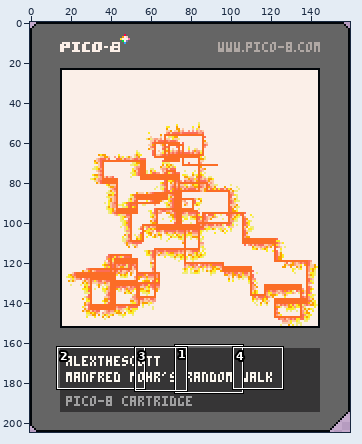
A sprite sheet gets an edit: manfred_mohr_random_walk_remix/manfred_mohr_random_walk_remix.png. Above: a wide view before the commit, with the close-up outlined.
Close-up. Old version:
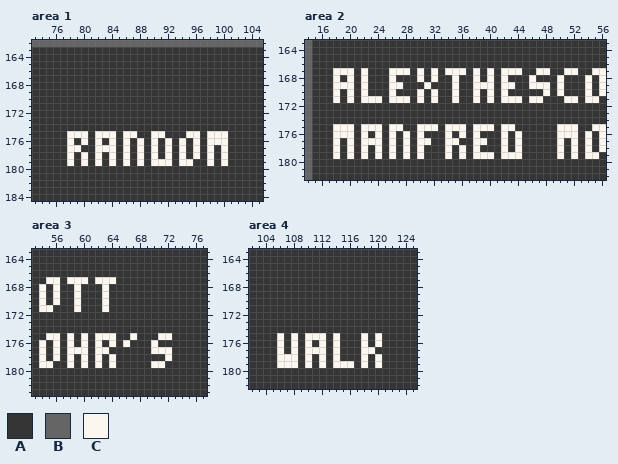
The file is 160x205 pixels. Pixels under 10% opacity are left out. Colours within 5 levels of each other are drawn and written as one. Shown: area 1: x 73..105, y 162..184; area 2: x 14..56, y 163..182; area 3: x 53..77, y 163..183; area 4: x 102..125, y 163..182.
Palette (. is transparent): A #343434fc  B #646464fc  C #fcf8f0fc
Pixels before, area 1, first column x 73:
162 BBBBBBBBBBBBBBBBBBBBBBBBBBBBBBBBB
163 AAAAAAAAAAAAAAAAAAAAAAAAAAAAAAAAA
164 AAAAAAAAAAAAAAAAAAAAAAAAAAAAAAAAA
165 AAAAAAAAAAAAAAAAAAAAAAAAAAAAAAAAA
166 AAAAAAAAAAAAAAAAAAAAAAAAAAAAAAAAA
167 AAAAAAAAAAAAAAAAAAAAAAAAAAAAAAAAA
168 AAAAAAAAAAAAAAAAAAAAAAAAAAAAAAAAA
169 AAAAAAAAAAAAAAAAAAAAAAAAAAAAAAAAA
170 AAAAAAAAAAAAAAAAAAAAAAAAAAAAAAAAA
171 AAAAAAAAAAAAAAAAAAAAAAAAAAAAAAAAA
172 AAAAAAAAAAAAAAAAAAAAAAAAAAAAAAAAA
173 AAAAAAAAAAAAAAAAAAAAAAAAAAAAAAAAA
174 AAAAAAAAAAAAAAAAAAAAAAAAAAAAAAAAA
175 AAAAACCCACCCACCAACCAAACCACCCAAAAA
176 AAAAACACACACACACACACACACACCCAAAAA
177 AAAAACCAACCCACACACACACACACACAAAAA
178 AAAAACACACACACACACACACACACACAAAAA
179 AAAAACACACACACACACCCACCAACACAAAAA
180 AAAAAAAAAAAAAAAAAAAAAAAAAAAAAAAAA
181 AAAAAAAAAAAAAAAAAAAAAAAAAAAAAAAAA
182 AAAAAAAAAAAAAAAAAAAAAAAAAAAAAAAAA
183 AAAAAAAAAAAAAAAAAAAAAAAAAAAAAAAAA
184 AAAAAAAAAAAAAAAAAAAAAAAAAAAAAAAAA
Pixels before, area 2, first column x 14:
163 BAAAAAAAAAAAAAAAAAAAAAAAAAAAAAAAAAAAAAAAAAA
164 BAAAAAAAAAAAAAAAAAAAAAAAAAAAAAAAAAAAAAAAAAA
165 BAAAAAAAAAAAAAAAAAAAAAAAAAAAAAAAAAAAAAAAAAA
166 BAAAAAAAAAAAAAAAAAAAAAAAAAAAAAAAAAAAAAAAAAA
167 BAAACCCACAAACCCACACACCCACACACCCAACCAACCAACC
168 BAAACACACAAACAAACACAACAACACACAAACAAACAAACAC
169 BAAACCCACAAACCAAACAAACAACCCACCAACCCACAAACAC
170 BAAACACACAAACAAACACAACAACACACAAAAACACAAACAC
171 BAAACACACCCACCCACACAACAACACACCCACCAAACCACCA
172 BAAAAAAAAAAAAAAAAAAAAAAAAAAAAAAAAAAAAAAAAAA
173 BAAAAAAAAAAAAAAAAAAAAAAAAAAAAAAAAAAAAAAAAAA
174 BAAAAAAAAAAAAAAAAAAAAAAAAAAAAAAAAAAAAAAAAAA
175 BAAACCCACCCACCAACCCACCCACCCACCAAAAAACCCAACC
176 BAAACCCACACACACACAAACACACAAACACAAAAACCCACAC
177 BAAACACACCCACACACCAACCAACCAACACAAAAACACACAC
178 BAAACACACACACACACAAACACACAAACACAAAAACACACAC
179 BAAACACACACACACACAAACACACCCACCCAAAAACACACCA
180 BAAAAAAAAAAAAAAAAAAAAAAAAAAAAAAAAAAAAAAAAAA
181 BAAAAAAAAAAAAAAAAAAAAAAAAAAAAAAAAAAAAAAAAAA
182 BAAAAAAAAAAAAAAAAAAAAAAAAAAAAAAAAAAAAAAAAAA
Pixels before, area 3, first column x 53:
163 AAAAAAAAAAAAAAAAAAAAAAAAA
164 AAAAAAAAAAAAAAAAAAAAAAAAA
165 AAAAAAAAAAAAAAAAAAAAAAAAA
166 AAAAAAAAAAAAAAAAAAAAAAAAA
167 AACCACCCACCCAAAAAAAAAAAAA
168 ACACAACAAACAAAAAAAAAAAAAA
169 ACACAACAAACAAAAAAAAAAAAAA
170 ACACAACAAACAAAAAAAAAAAAAA
171 ACCAAACAAACAAAAAAAAAAAAAA
172 AAAAAAAAAAAAAAAAAAAAAAAAA
173 AAAAAAAAAAAAAAAAAAAAAAAAA
174 AAAAAAAAAAAAAAAAAAAAAAAAA
175 AACCACACACCCAACAAACCAAAAA
176 ACACACACACACACAAACAAAAAAA
177 ACACACCCACCAAAAAACCCAAAAA
178 ACACACACACACAAAAAAACAAAAA
179 ACCAACACACACAAAAACCAAAAAA
180 AAAAAAAAAAAAAAAAAAAAAAAAA
181 AAAAAAAAAAAAAAAAAAAAAAAAA
182 AAAAAAAAAAAAAAAAAAAAAAAAA
183 AAAAAAAAAAAAAAAAAAAAAAAAA
Pixels before, area 4, first column x 102:
163 AAAAAAAAAAAAAAAAAAAAAAAA
164 AAAAAAAAAAAAAAAAAAAAAAAA
165 AAAAAAAAAAAAAAAAAAAAAAAA
166 AAAAAAAAAAAAAAAAAAAAAAAA
167 AAAAAAAAAAAAAAAAAAAAAAAA
168 AAAAAAAAAAAAAAAAAAAAAAAA
169 AAAAAAAAAAAAAAAAAAAAAAAA
170 AAAAAAAAAAAAAAAAAAAAAAAA
171 AAAAAAAAAAAAAAAAAAAAAAAA
172 AAAAAAAAAAAAAAAAAAAAAAAA
173 AAAAAAAAAAAAAAAAAAAAAAAA
174 AAAAAAAAAAAAAAAAAAAAAAAA
175 AAAACACACCCACAAACACAAAAA
176 AAAACACACACACAAACACAAAAA
177 AAAACACACCCACAAACCAAAAAA
178 AAAACCCACACACAAACACAAAAA
179 AAAACCCACACACCCACACAAAAA
180 AAAAAAAAAAAAAAAAAAAAAAAA
181 AAAAAAAAAAAAAAAAAAAAAAAA
182 AAAAAAAAAAAAAAAAAAAAAAAA
New version:
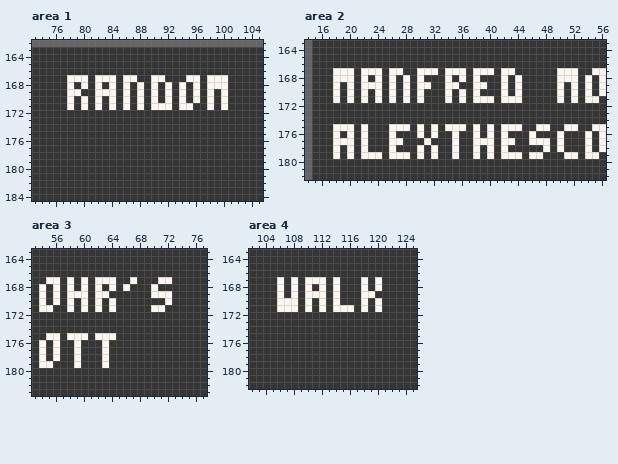
Difference:
Area 1:
y 167: x 78..80 AAA -> CCC; x 82..84 AAA -> CCC; x 86..87 AA -> CC; x 90..91 AA -> CC; x 95..96 AA -> CC; x 98..100 AAA -> CCC
y 168: x 78 A -> C; x 80 A -> C; x 82 A -> C; x 84 A -> C; x 86 A -> C; x 88 A -> C; x 90 A -> C; x 92 A -> C; x 94 A -> C; x 96 A -> C; x 98..100 AAA -> CCC
y 169: x 78..79 AA -> CC; x 82..84 AAA -> CCC; x 86 A -> C; x 88 A -> C; x 90 A -> C; x 92 A -> C; x 94 A -> C; x 96 A -> C; x 98 A -> C; x 100 A -> C
y 170: x 78 A -> C; x 80 A -> C; x 82 A -> C; x 84 A -> C; x 86 A -> C; x 88 A -> C; x 90 A -> C; x 92 A -> C; x 94 A -> C; x 96 A -> C; x 98 A -> C; x 100 A -> C
y 171: x 78 A -> C; x 80 A -> C; x 82 A -> C; x 84 A -> C; x 86 A -> C; x 88 A -> C; x 90..92 AAA -> CCC; x 94..95 AA -> CC; x 98 A -> C; x 100 A -> C
y 175: x 78..80 CCC -> AAA; x 82..84 CCC -> AAA; x 86..87 CC -> AA; x 90..91 CC -> AA; x 95..96 CC -> AA; x 98..100 CCC -> AAA
y 176: x 78 C -> A; x 80 C -> A; x 82 C -> A; x 84 C -> A; x 86 C -> A; x 88 C -> A; x 90 C -> A; x 92 C -> A; x 94 C -> A; x 96 C -> A; x 98..100 CCC -> AAA
y 177: x 78..79 CC -> AA; x 82..84 CCC -> AAA; x 86 C -> A; x 88 C -> A; x 90 C -> A; x 92 C -> A; x 94 C -> A; x 96 C -> A; x 98 C -> A; x 100 C -> A
y 178: x 78 C -> A; x 80 C -> A; x 82 C -> A; x 84 C -> A; x 86 C -> A; x 88 C -> A; x 90 C -> A; x 92 C -> A; x 94 C -> A; x 96 C -> A; x 98 C -> A; x 100 C -> A
y 179: x 78 C -> A; x 80 C -> A; x 82 C -> A; x 84 C -> A; x 86 C -> A; x 88 C -> A; x 90..92 CCC -> AAA; x 94..95 CC -> AA; x 98 C -> A; x 100 C -> A
Area 2:
y 167: x 23..24 AA -> CC; x 28 C -> A; x 31 A -> C; x 39 A -> C; x 44 C -> A; x 47..48 CC -> AA; x 50 A -> C
y 168: x 19 A -> C; x 24 A -> C; x 28 A -> C; x 32 C -> A; x 34..36 ACA -> CAC; x 40 C -> A; x 44 A -> C; x 46 C -> A; x 51..52 AA -> CC
y 169: x 19 C -> A; x 23..24 AA -> CC; x 27..28 CA -> AC; x 30 A -> C; x 34 A -> C; x 40 C -> A; x 43..44 CA -> AC; x 46..48 CCC -> AAA; x 52 A -> C
y 170: x 24 A -> C; x 28 A -> C; x 32 C -> A; x 34..36 ACA -> CAC; x 40 C -> A; x 44 A -> C; x 48 C -> A; x 52 A -> C
y 171: x 23 C -> A; x 27 C -> A; x 32 C -> A; x 34..36 ACA -> CAC; x 39 A -> C; x 46..47 CC -> AA; x 50..51 AC -> CA
y 175: x 23..24 CC -> AA; x 28 A -> C; x 31 C -> A; x 39 C -> A; x 44 A -> C; x 47..48 AA -> CC; x 50 C -> A
y 176: x 19 C -> A; x 24 C -> A; x 28 C -> A; x 32 A -> C; x 34..36 CAC -> ACA; x 40 A -> C; x 44 C -> A; x 46 A -> C; x 51..52 CC -> AA
y 177: x 19 A -> C; x 23..24 CC -> AA; x 27..28 AC -> CA; x 30 C -> A; x 34 C -> A; x 40 A -> C; x 43..44 AC -> CA; x 46..48 AAA -> CCC; x 52 C -> A
y 178: x 24 C -> A; x 28 C -> A; x 32 A -> C; x 34..36 CAC -> ACA; x 40 A -> C; x 44 C -> A; x 48 A -> C; x 52 C -> A
y 179: x 23 A -> C; x 27 A -> C; x 32 A -> C; x 34..36 CAC -> ACA; x 39 C -> A; x 46..47 AA -> CC; x 50..51 CA -> AC
Area 3:
y 167: x 59 C -> A; x 67 A -> C; x 71..72 AA -> CC
y 168: x 58..60 ACA -> CAC; x 62..64 ACA -> CAC; x 66 A -> C; x 70 A -> C
y 169: x 58 A -> C; x 60 A -> C; x 62 A -> C; x 70..72 AAA -> CCC
y 170: x 58..60 ACA -> CAC; x 62..64 ACA -> CAC; x 72 A -> C
y 171: x 58..60 ACA -> CAC; x 62..64 ACA -> CAC; x 70..71 AA -> CC
y 175: x 59 A -> C; x 67 C -> A; x 71..72 CC -> AA
y 176: x 58..60 CAC -> ACA; x 62..64 CAC -> ACA; x 66 C -> A; x 70 C -> A
y 177: x 58 C -> A; x 60 C -> A; x 62 C -> A; x 70..72 CCC -> AAA
y 178: x 58..60 CAC -> ACA; x 62..64 CAC -> ACA; x 72 C -> A
y 179: x 58..60 CAC -> ACA; x 62..64 CAC -> ACA; x 70..71 CC -> AA
Area 4:
y 167: x 106 A -> C; x 108 A -> C; x 110..112 AAA -> CCC; x 114 A -> C; x 118 A -> C; x 120 A -> C
y 168: x 106 A -> C; x 108 A -> C; x 110 A -> C; x 112 A -> C; x 114 A -> C; x 118 A -> C; x 120 A -> C
y 169: x 106 A -> C; x 108 A -> C; x 110..112 AAA -> CCC; x 114 A -> C; x 118..119 AA -> CC
y 170: x 106..108 AAA -> CCC; x 110 A -> C; x 112 A -> C; x 114 A -> C; x 118 A -> C; x 120 A -> C
y 171: x 106..108 AAA -> CCC; x 110 A -> C; x 112 A -> C; x 114..116 AAA -> CCC; x 118 A -> C; x 120 A -> C
y 175: x 106 C -> A; x 108 C -> A; x 110..112 CCC -> AAA; x 114 C -> A; x 118 C -> A; x 120 C -> A
y 176: x 106 C -> A; x 108 C -> A; x 110 C -> A; x 112 C -> A; x 114 C -> A; x 118 C -> A; x 120 C -> A
y 177: x 106 C -> A; x 108 C -> A; x 110..112 CCC -> AAA; x 114 C -> A; x 118..119 CC -> AA
y 178: x 106..108 CCC -> AAA; x 110 C -> A; x 112 C -> A; x 114 C -> A; x 118 C -> A; x 120 C -> A
y 179: x 106..108 CCC -> AAA; x 110 C -> A; x 112 C -> A; x 114..116 CCC -> AAA; x 118 C -> A; x 120 C -> A
